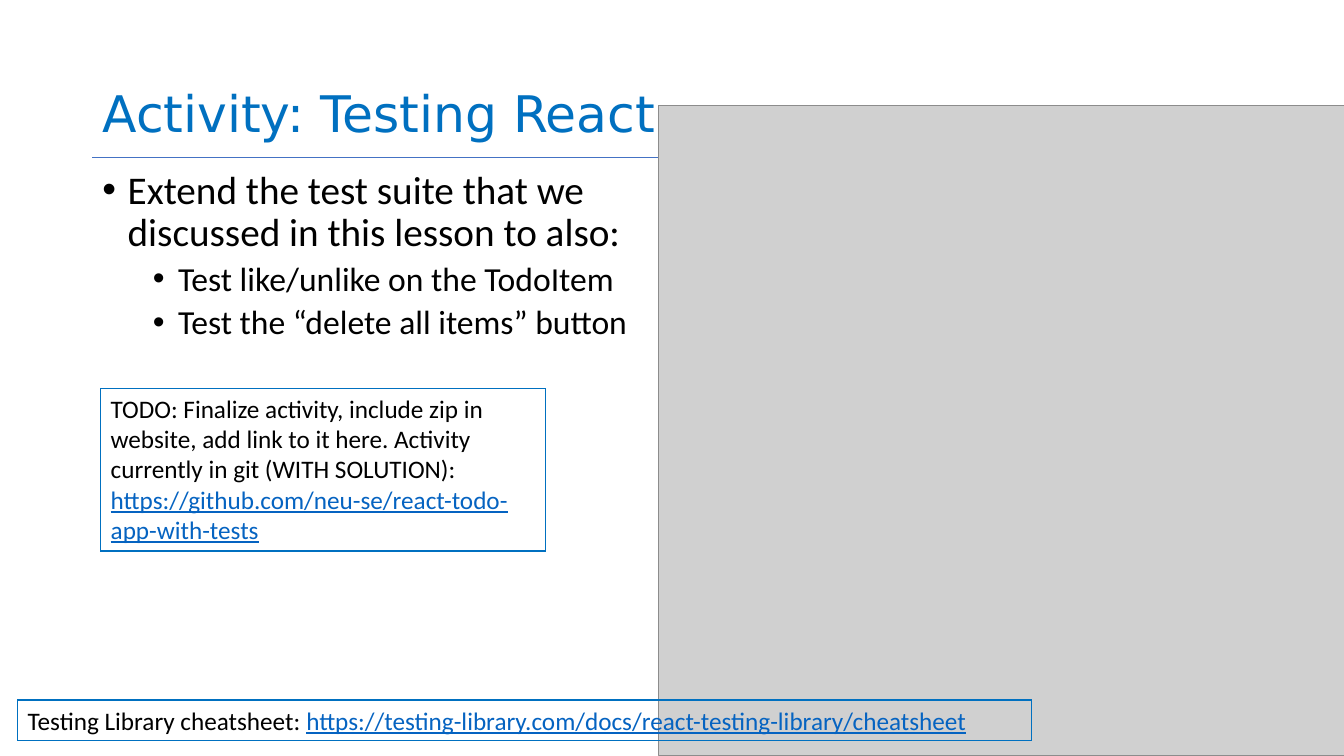
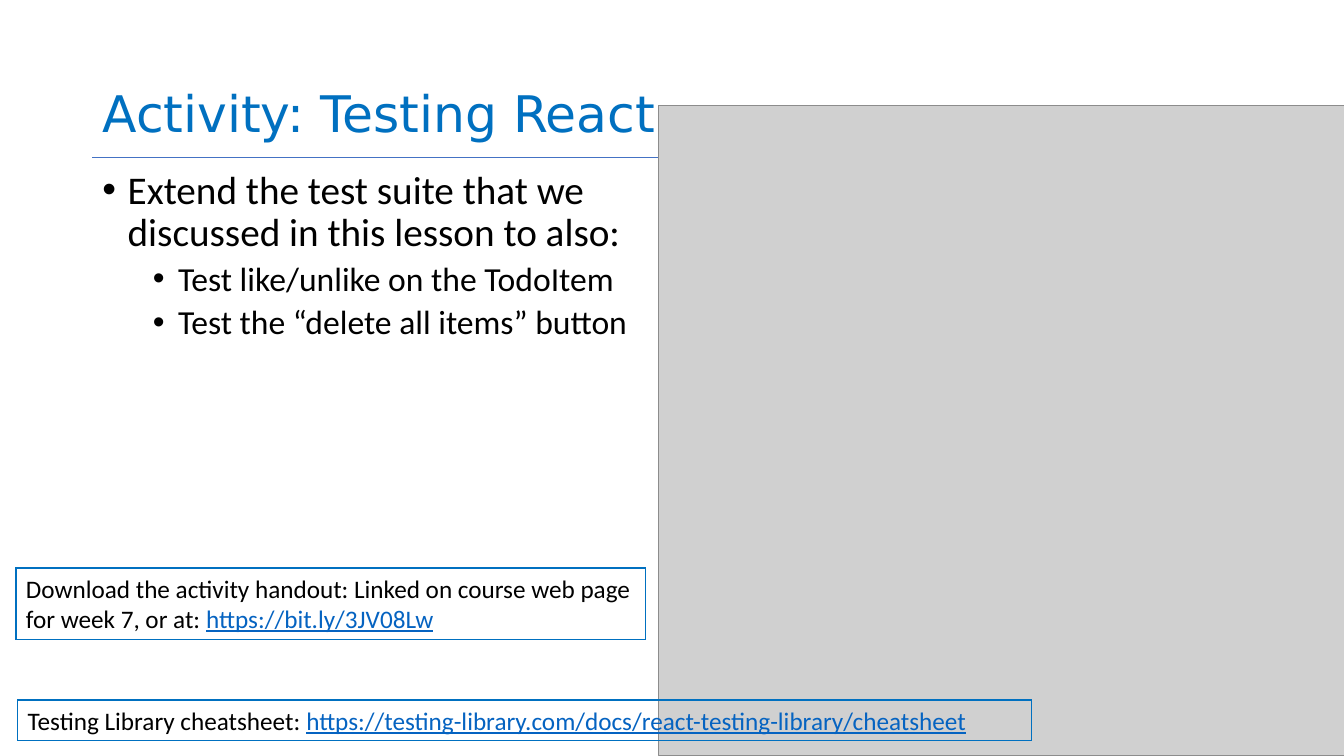
Before and after one commit to neu-se/CS4530-Spring-2022, a slide deck: slide 23 of Slides/Lesson 7.1 Testing UIs.pptx. Drawn at 1344x756 pixels with LibreOffice and Linux fonts; fonts in the diff are those of the drawing; grey boxes stand for pictures. Boxes give left, top, right and bottom in pixels: in the first picture for what was removed or moved away, otherwise in the second. Text is boxed around its words. In the diff, an @@ line names an element or a change of style, - is before the commit and + after.

Commit message:
Add PDFs of final slides

```diff
--- a/Slides/Lesson 7.1 Testing UIs.pptx
+++ b/Slides/Lesson 7.1 Testing UIs.pptx
@@ rectangle "Download the activity handout: Linked ...": place and size @@
-rectangle "Download the activity handout: Linked ..." at <box>101,388,545,552</box>
+rectangle "Download the activity handout: Linked ..." at <box>16,569,646,640</box>
@@ text in rectangle at <box>26,580,630,632</box>: text changed @@
-TODO: Finalize activity, include zip in website, add link to it here. Activity currently in git (WITH SOLUTION): https://github.com/neu-se/react-todo-app-with-tests
+Download the activity handout: Linked on course web page for week 7, or at: https://bit.ly/3JV08Lw
```
Also in this commit, not shown: 3 other files.
